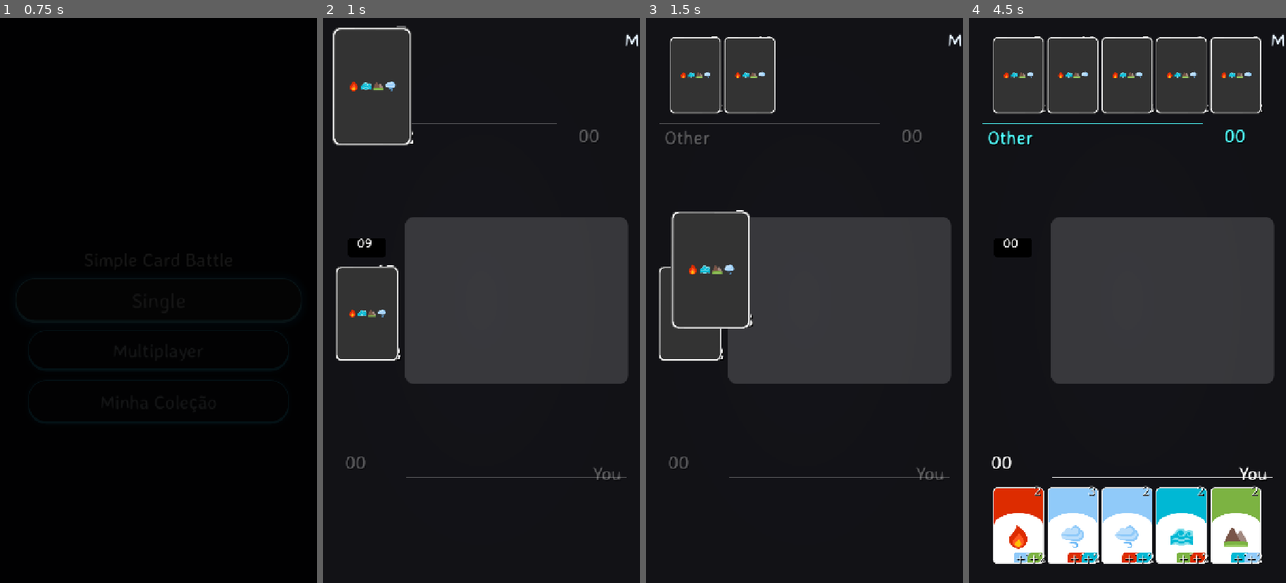
Above: before the commit, frames 1-4 (left to right).
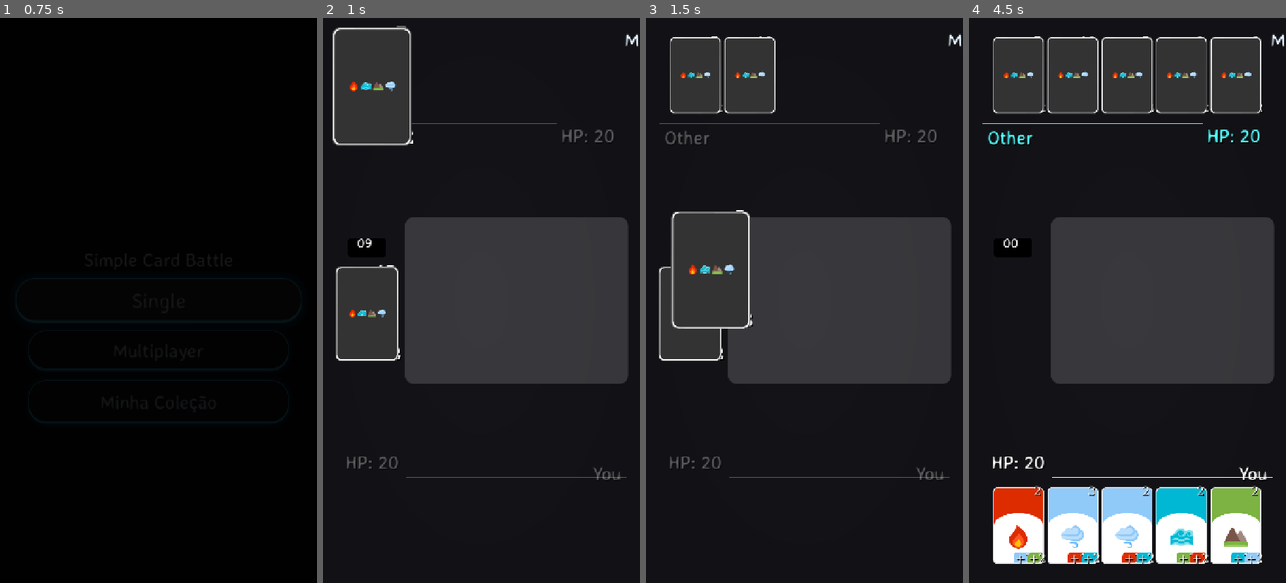
Above: after the commit, the same moments.

Repository: wlsnxx/simple-card-battle
Game: Godot game, scene res://Menu.tscn
Two runs of this game, one before a commit and one after it. Both use one fixed random seed, a clock stepped at 60 frames per second and the inputs below.
Inputs (mouse positions are in pixels of both pictures, inside the frame that each line leads up to):
- Up to frame 1 (0.75 s): click "Single" at 0.5 s
- Up to frame 2 (1 s): no input
- Up to frame 3 (1.5 s): tap Enter at 1.25 s; drag from (690, 311) to (696, 74) at 1.27 s
- Up to frame 4 (4.5 s): drag from (1013, 311) to (1019, 74) at 2.02 s; move the mouse to (1013, 311) at 2.77 s; tap Ctrl at 2.85 s; click (1013, 311) at 2.92 s; drag from (1019, 74) to (1181, 74) at 3.52 s; drag from (1073, 74) to (1019, 526) at 4.27 s

Frame 1 is identical in both runs. In frame 2, 0.3% of the frame differs, in the area x 7-92%, y 19-80%; in frame 3, 0.3%; in frame 4, 0.4%.

Commit message:
Gameplay mechanics: Replace Score with HP and implement Card Abilities

Diff:
--- a/godot/Main.gd
+++ b/godot/Main.gd
@@ -6,8 +6,8 @@
 
 var localTurn
 
-var localScore = 0
-var remoteScore = 0
+var hpLocal = 20
+var hpRemote = 20
 
 @onready var enemyCardsLocation = $EnemyCardsLocation
 @onready var myCardsLocation = $MyCardsLocation
@@ -142,7 +142,7 @@
 	bg_rect.add_child(btn_again)
 	bg_rect.add_child(btn_menu)
 
-	if remoteScore > localScore:
+	if hpLocal <= 0 and hpRemote > 0:
 		end_label.text = "DERROTA!"
 		end_label.modulate = Color(1.0, 0.3, 0.3)
 		AudioManager.play_defeat()
@@ -159,8 +159,8 @@
 	tween.tween_property(end_label, "scale", Vector2(1.2, 1.2), 0.5).set_trans(Tween.TRANS_ELASTIC).set_ease(Tween.EASE_OUT)
 	tween.tween_property(bg_rect, "color", Color(0, 0, 0, 0.8), 0.5)
 
-	remoteScore = 0
-	localScore = 0
+	hpRemote = 0
+	hpLocal = 0
 
 @rpc func setLocalTurn(value):
 	if Network.networkId <= 1:
@@ -204,7 +204,6 @@
 		card2 = get_node("CardPlace/Collision/Place2").get_child(0)
 
 	if(card1 == null or card2 ==null):
-		rpc("setLocalTurn", not isLocalTurn())
 		setLocalTurn(not isLocalTurn())
 		return
 
@@ -216,32 +215,21 @@
 	var cvex1 = 0
 	var cvex2 = 0
 
-	if cv1 == 5:
-		if typeAffinityMax(card1.cardType, card2.cardType):
-			cvex1 += 3
-		elif typeAffinityMin(card1.cardType, card2.cardType):
-			cvex1 += 2
-	else:
-		if typeAffinityMax(card1.cardType, card2.cardType):
-			cvex1 += 2
-		elif typeAffinityMin(card1.cardType, card2.cardType):
-			cvex1 += 1
-
-	if cv2 == 5:
-		if typeAffinityMax(card2.cardType, card1.cardType):
-			cvex2 += 3
-		elif typeAffinityMin(card2.cardType, card1.cardType):
-			cvex2 += 2
-	else:
-		if typeAffinityMax(card2.cardType, card1.cardType):
-			cvex2 += 2
-		elif typeAffinityMin(card2.cardType, card1.cardType):
-			cvex2 += 1
-
-
-	print("=================")
-	print(str(cv1) +"+"+ str(cvex1))
-	print(str(cv2) +"+"+ str(cvex2))
+	if card2.cardType != Card.Type.A:
+		if cv1 == 5:
+			if typeAffinityMax(card1.cardType, card2.cardType): cvex1 += 3
+			elif typeAffinityMin(card1.cardType, card2.cardType): cvex1 += 2
+		elif cv1 == 6:
+			if typeAffinityMax(card1.cardType, card2.cardType): cvex1 += 2
+			elif typeAffinityMin(card1.cardType, card2.cardType): cvex1 += 1
+
+	if card1.cardType != Card.Type.A:
+		if cv2 == 5:
+			if typeAffinityMax(card2.cardType, card1.cardType): cvex2 += 3
+			elif typeAffinityMin(card2.cardType, card1.cardType): cvex2 += 2
+		elif cv2 == 6:
+			if typeAffinityMax(card2.cardType, card1.cardType): cvex2 += 2
+			elif typeAffinityMin(card2.cardType, card1.cardType): cvex2 += 1
 
 	var cardToAnimate
 	var winner
@@ -257,32 +245,46 @@
 		v = 1
 	elif (cv1 + cvex1) > (cv2 + cvex2):
 		cardToAnimate = card1
-		v = abs(cv1+cvex1) - abs(cv2+cvex2)
+		v = abs(cv1+cvex1)
 		winner = card1.cardOwner
 	else:
 		cardToAnimate = card2
-		v = abs(cv2+cvex2) - abs(cv1+cvex1)
+		v = abs(cv2+cvex2)
 		winner = card2.cardOwner
 
-	cardToAnimate.animateBattle(card2 if card1 == cardToAnimate else card1)
+	var winning_card = card1 if winner == card1.cardOwner else card2
+	var losing_card = card2 if winner == card1.cardOwner else card1
+
+	# Abilities
+	# Fire (F) -> +1 Damage
+	if winning_card.cardType == Card.Type.F:
+		v += 1
+
+	# Earth (E) -> Takes half damage
+	if losing_card.cardType == Card.Type.E:
+		v = max(1, v / 2)
+
+	cardToAnimate.animateBattle(losing_card)
 	await cardToAnimate.animation_battle_ended
 
-	if winner == Card.Owner.ME:  localScore += v
-	else:  remoteScore += v
-
-	get_node("UI/Local/Score").text = "%02d" %  localScore
-	get_node("UI/Remote/Score").text = "%02d" % remoteScore
-
-
-	if !haveCards() || localScore >= Game.MAX_SCORE || remoteScore >=  Game.MAX_SCORE:
+	# Apply Damage
+	if winner == Card.Owner.ME:  hpRemote -= v
+	else:  hpLocal -= v
+
+	# Water (W) -> Heals winner +2
+	if winning_card.cardType == Card.Type.W:
+		if winner == Card.Owner.ME: hpLocal = min(20, hpLocal + 2)
+		else: hpRemote = min(20, hpRemote + 2)
+
+	get_node("UI/Local/Score").text = "HP: %02d" %  hpLocal
+	get_node("UI/Remote/Score").text = "HP: %02d" % hpRemote
+
+
+	if !haveCards() || hpLocal <= 0 || hpRemote <= 0:
 		get_node("PopupEnd").popup()
 	else:
-		if winner == Card.Owner.ME:
-			rpc("setLocalTurn", true)
-			setLocalTurn(true)
-		else:
-			rpc("setLocalTurn", false)
-			setLocalTurn(false)
+		if winner == Card.Owner.ME: setLocalTurn(true)
+		else: setLocalTurn(false)
 		cleanPlaces()
 
 func cleanPlaces():
--- a/godot/Main.tscn
+++ b/godot/Main.tscn
@@ -121,10 +121,10 @@
 anchor_top = 0.5
 anchor_bottom = 0.5
 offset_left = 50.0
-offset_right = 136.0
+offset_right = 160.0
 offset_bottom = 73.0
 theme = ExtResource( 4 )
-text = "00"
+text = "HP: 20"
 
 [node name="PlayerName" type="Label" parent="UI/Local"]
 anchor_left = 0.5
@@ -156,12 +156,12 @@
 [node name="Score" type="Label" parent="UI/Remote"]
 anchor_top = 0.5
 anchor_bottom = 0.5
-offset_left = 580.0
+offset_left = 540.0
 offset_top = 10.0
 offset_right = 666.0
 offset_bottom = 83.0
 theme = ExtResource( 4 )
-text = "00"
+text = "HP: 20"
 
 [node name="PlayerName" type="Label" parent="UI/Remote"]
 anchor_left = 0.5
--- a/godot/Main1P.gd
+++ b/godot/Main1P.gd
@@ -3,6 +3,9 @@
 var deck
 signal cards_on_hand
 var localTurn
+
+var hpLocal = 20
+var hpRemote = 20
 
 var _cam: Camera2D
 
@@ -116,7 +119,7 @@
 	bg_rect.add_child(btn_again)
 	bg_rect.add_child(btn_menu)
 
-	if Game.remoteScore > Game.localScore:
+	if hpLocal <= 0 and hpRemote > 0:
 		end_label.text = "DERROTA!"
 		end_label.modulate = Color(1.0, 0.3, 0.3)
 		AudioManager.play_defeat()
@@ -133,8 +136,8 @@
 	tween.tween_property(end_label, "scale", Vector2(1.2, 1.2), 0.5).set_trans(Tween.TRANS_ELASTIC).set_ease(Tween.EASE_OUT)
 	tween.tween_property(bg_rect, "color", Color(0, 0, 0, 0.8), 0.5)
 
-	Game.remoteScore = 0
-	Game.localScore = 0
+	hpRemote = 0
+	hpLocal = 0
 
 func setLocalTurn(value):
 	localTurn = value
@@ -190,32 +193,21 @@
 	var cvex1 = 0
 	var cvex2 = 0
 
-	if cv1 == 5:
-		if typeAffinityMax(card1.cardType, card2.cardType):
-			cvex1 += 3
-		elif typeAffinityMin(card1.cardType, card2.cardType):
-			cvex1 += 2
-	elif cv1 == 6:
-		if typeAffinityMax(card1.cardType, card2.cardType):
-			cvex1 += 2
-		elif typeAffinityMin(card1.cardType, card2.cardType):
-			cvex1 += 1
-
-	if cv2 == 5:
-		if typeAffinityMax(card2.cardType, card1.cardType):
-			cvex2 += 3
-		elif typeAffinityMin(card2.cardType, card1.cardType):
-			cvex2 += 2
-	elif cv2 == 6:
-		if typeAffinityMax(card2.cardType, card1.cardType):
-			cvex2 += 2
-		elif typeAffinityMin(card2.cardType, card1.cardType):
-			cvex2 += 1
-
-
-	print("=================")
-	print(str(cv1) +"+"+ str(cvex1))
-	print(str(cv2) +"+"+ str(cvex2))
+	if card2.cardType != Card.Type.A:
+		if cv1 == 5:
+			if typeAffinityMax(card1.cardType, card2.cardType): cvex1 += 3
+			elif typeAffinityMin(card1.cardType, card2.cardType): cvex1 += 2
+		elif cv1 == 6:
+			if typeAffinityMax(card1.cardType, card2.cardType): cvex1 += 2
+			elif typeAffinityMin(card1.cardType, card2.cardType): cvex1 += 1
+
+	if card1.cardType != Card.Type.A:
+		if cv2 == 5:
+			if typeAffinityMax(card2.cardType, card1.cardType): cvex2 += 3
+			elif typeAffinityMin(card2.cardType, card1.cardType): cvex2 += 2
+		elif cv2 == 6:
+			if typeAffinityMax(card2.cardType, card1.cardType): cvex2 += 2
+			elif typeAffinityMin(card2.cardType, card1.cardType): cvex2 += 1
 
 	var cardToAnimate
 	var winner
@@ -231,24 +223,42 @@
 		v = 1
 	elif (cv1 + cvex1) > (cv2 + cvex2):
 		cardToAnimate = card1
-		v = abs(cv1+cvex1) - abs(cv2+cvex2)
+		v = abs(cv1+cvex1)
 		winner = card1.cardOwner
 	else:
 		cardToAnimate = card2
-		v = abs(cv2+cvex2) - abs(cv1+cvex1)
+		v = abs(cv2+cvex2)
 		winner = card2.cardOwner
 
-	cardToAnimate.animateBattle(card2 if card1 == cardToAnimate else card1)
+	var winning_card = card1 if winner == card1.cardOwner else card2
+	var losing_card = card2 if winner == card1.cardOwner else card1
+
+	# Abilities
+	# Fire (F) -> +1 Damage
+	if winning_card.cardType == Card.Type.F:
+		v += 1
+
+	# Earth (E) -> Takes half damage
+	if losing_card.cardType == Card.Type.E:
+		v = max(1, v / 2)
+
+	cardToAnimate.animateBattle(losing_card)
 	await cardToAnimate.animation_battle_ended
 
-	if winner == Card.Owner.ME:  Game.localScore += v
-	else:  Game.remoteScore += v
-
-	get_node("UI/Local/Score").text = "%02d" %  Game.localScore
-	get_node("UI/Remote/Score").text = "%02d" % Game.remoteScore
-
-
-	if !haveCards() || Game.localScore >= Game.MAX_SCORE || Game.remoteScore >=  Game.MAX_SCORE:
+	# Apply Damage
+	if winner == Card.Owner.ME:  hpRemote -= v
+	else:  hpLocal -= v
+
+	# Water (W) -> Heals winner +2
+	if winning_card.cardType == Card.Type.W:
+		if winner == Card.Owner.ME: hpLocal = min(20, hpLocal + 2)
+		else: hpRemote = min(20, hpRemote + 2)
+
+	get_node("UI/Local/Score").text = "HP: %02d" %  hpLocal
+	get_node("UI/Remote/Score").text = "HP: %02d" % hpRemote
+
+
+	if !haveCards() || hpLocal <= 0 || hpRemote <= 0:
 		get_node("PopupEnd").popup()
 	else:
 		if winner == Card.Owner.ME: setLocalTurn(true)
Not shown, added: godot/update.py
Not shown, added: godot/update2.py
